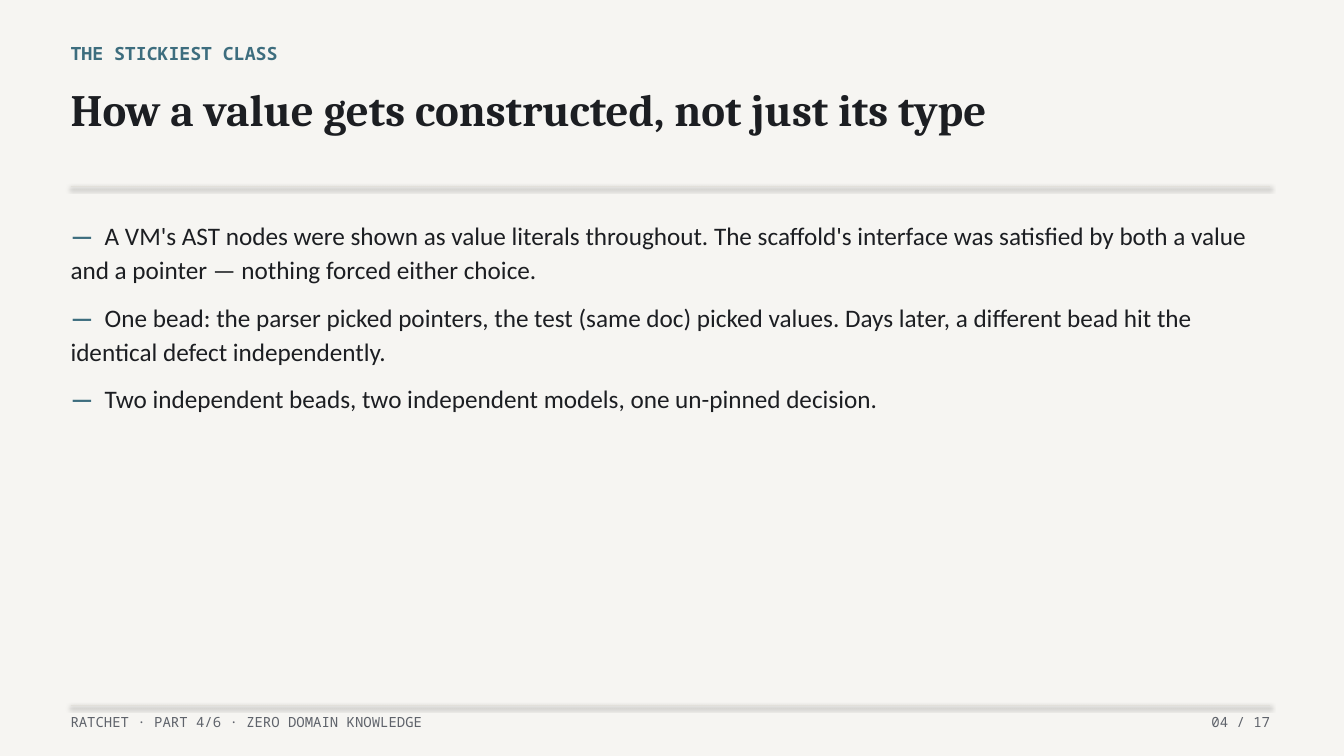
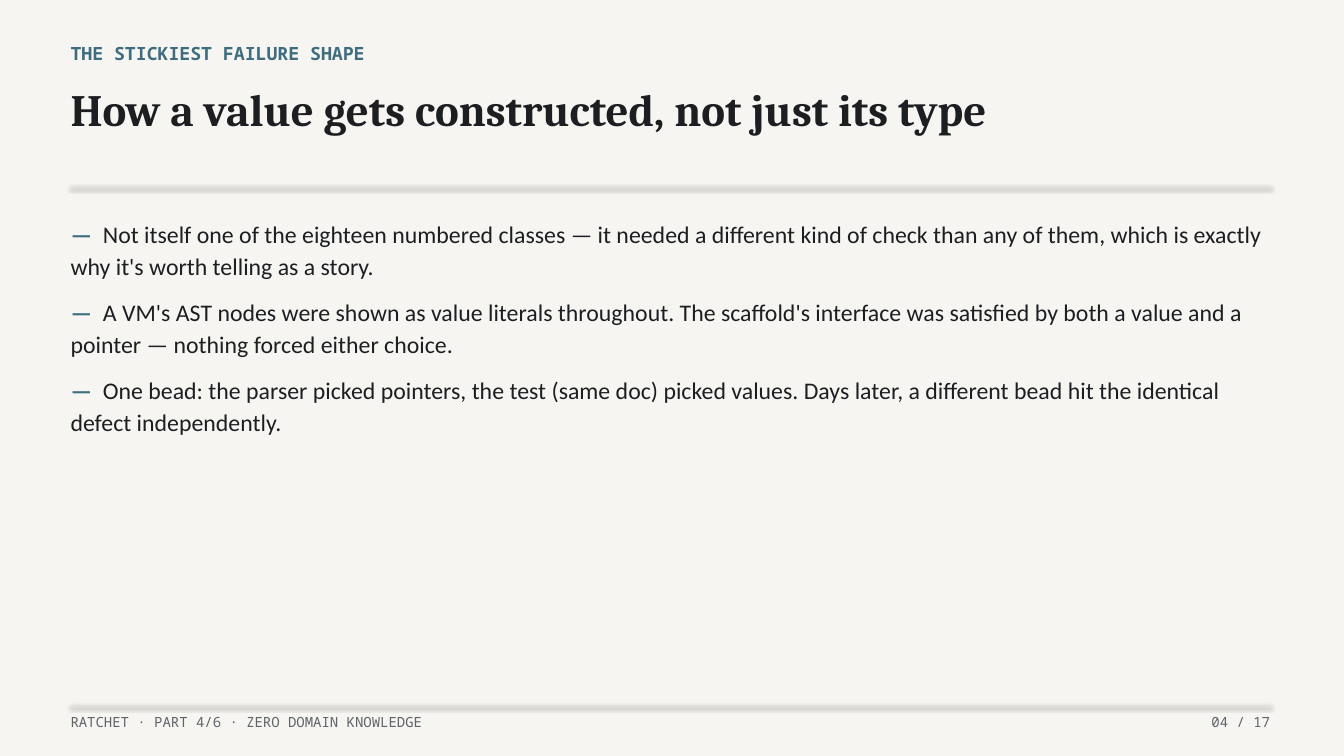
Before and after one commit to lehmann314159/ratchet, a slide deck: slide 4 of writing/decks/04-write-for-zero-domain-knowledge.pptx. Drawn at 1344x756 pixels with LibreOffice and Linux fonts; fonts in the diff are those of the drawing. Boxes give left, top, right and bottom in pixels: in the first picture for what was removed or moved away, otherwise in the second. Text is boxed around its words. In the diff, an @@ line names an element or a change of style, - is before the commit and + after.

```diff
--- a/writing/decks/04-write-for-zero-domain-knowledge.pptx
+++ b/writing/decks/04-write-for-zero-domain-knowledge.pptx
@@ text at [71, 47, 364, 60]: text changed @@
-THE STICKIEST CLASS
+THE STICKIEST FAILURE SHAPE
@@ text at [71, 226, 1261, 279]: paragraph added @@
+— Not itself one of the eighteen numbered classes — it needed a different kind of check than any of them, which is exactly why it's worth telling as a story.
@@ text at [71, 304, 1241, 435]: size 18 to 17 pt in "— A VM's AST nodes were shown ...", "— One bead: the parser picked pointers, ..." @@
@@ text at [105, 390, 877, 412]: paragraph removed @@
-— Two independent beads, two independent models, one un-pinned decision.
```
Also in this commit, not shown: 4 other slides changed, 4 other files.
